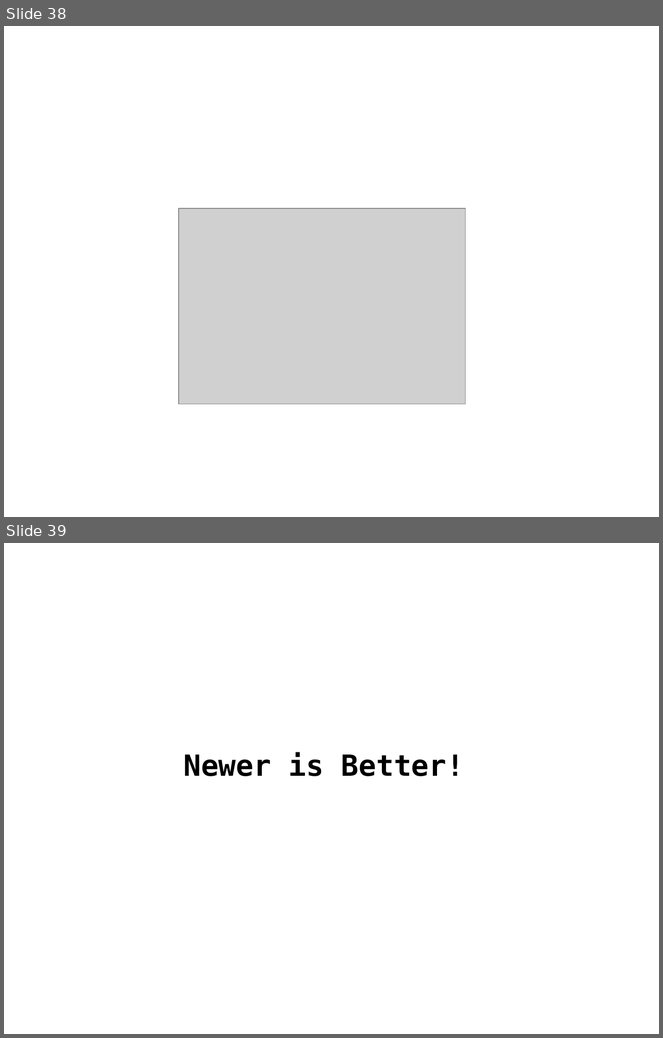
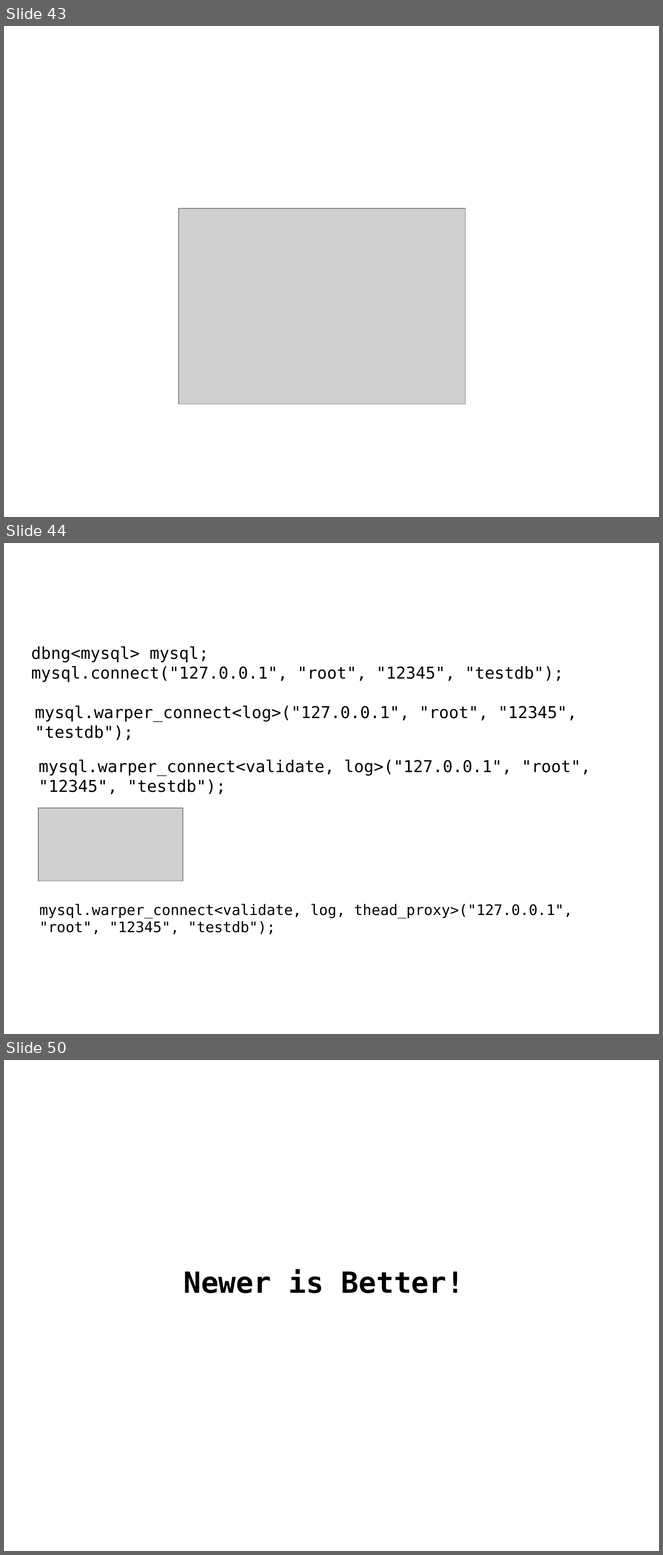
Before and after one commit to qicosmos/cppcon2017, a slide deck: CPP-Summit.pptx. Shown one above the other, each under a label of ours: slides 38 and 39 before the commit, slides 43, 44 and 50 after it; the slides between them are not shown. The pictures are 663x1038 and 663x1555 pixels, drawn with LibreOffice and Linux fonts; fonts in the diff are those of the drawing; grey boxes stand for pictures; background and template pictures are left out. Boxes give left, top, right and bottom in pixels: in the first picture for what was removed or moved away, otherwise in the second. Text is boxed around its words. In the diff, an @@ line names an element or a change of style, - is before the commit and + after.

```diff
--- a/CPP-Summit.pptx
+++ b/CPP-Summit.pptx
@@ slide 44 added at <box>4,543,659,1034</box>, background #FFFFFF @@
@@ text added at <box>31,646,564,682</box>, 18 pt, text #000000 @@
+dbng<mysql> mysql;
+mysql.connect("127.0.0.1", "root", "12345", "testdb");
@@ text added at <box>35,706,578,741</box>, 18 pt, text #000000 @@
+mysql.warper_connect<log>("127.0.0.1", "root", "12345", "testdb");
@@ text added at <box>39,760,591,795</box>, 18 pt, text #000000 @@
+mysql.warper_connect<validate, log>("127.0.0.1", "root", "12345", "testdb");
@@ picture added at <box>38,808,183,881</box> @@
@@ text added at <box>39,904,572,935</box>, 16 pt, text #000000 @@
+mysql.warper_connect<validate, log, thead_proxy>("127.0.0.1", "root", "12345", "testdb");
@@ what was slide 38 is now slide 43 @@
@@ what was slide 39 is now slide 50 @@
```
Also in this commit, not shown: 3 slides changed, 11 other slides added, 1 slide removed.
